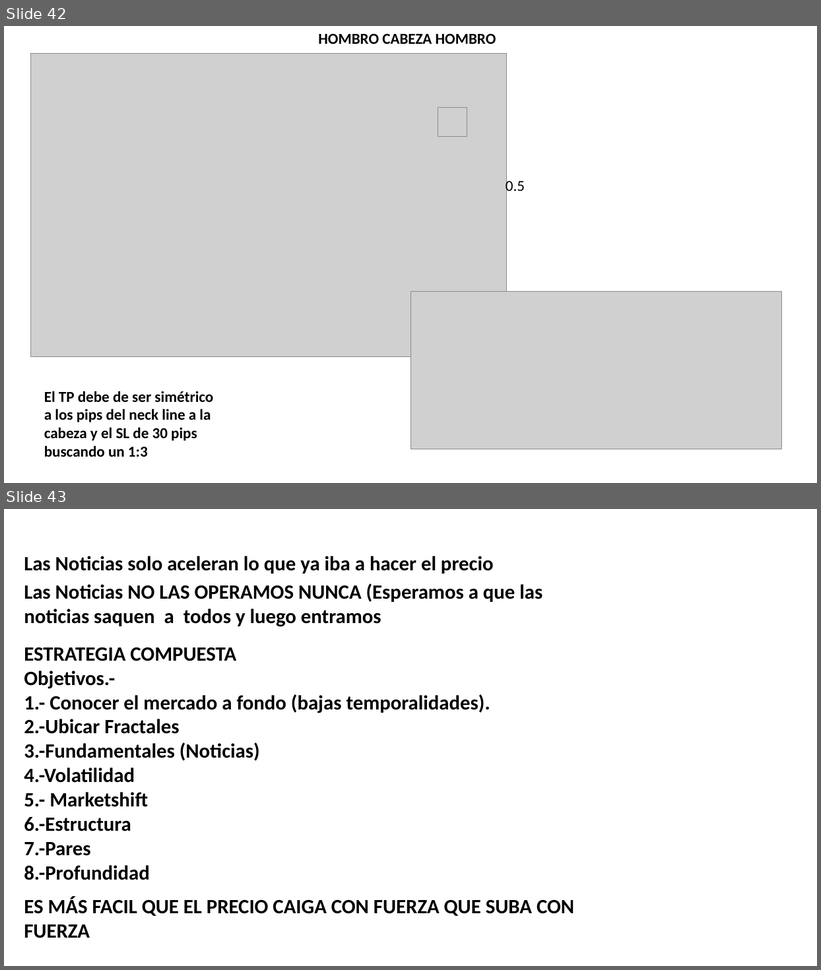
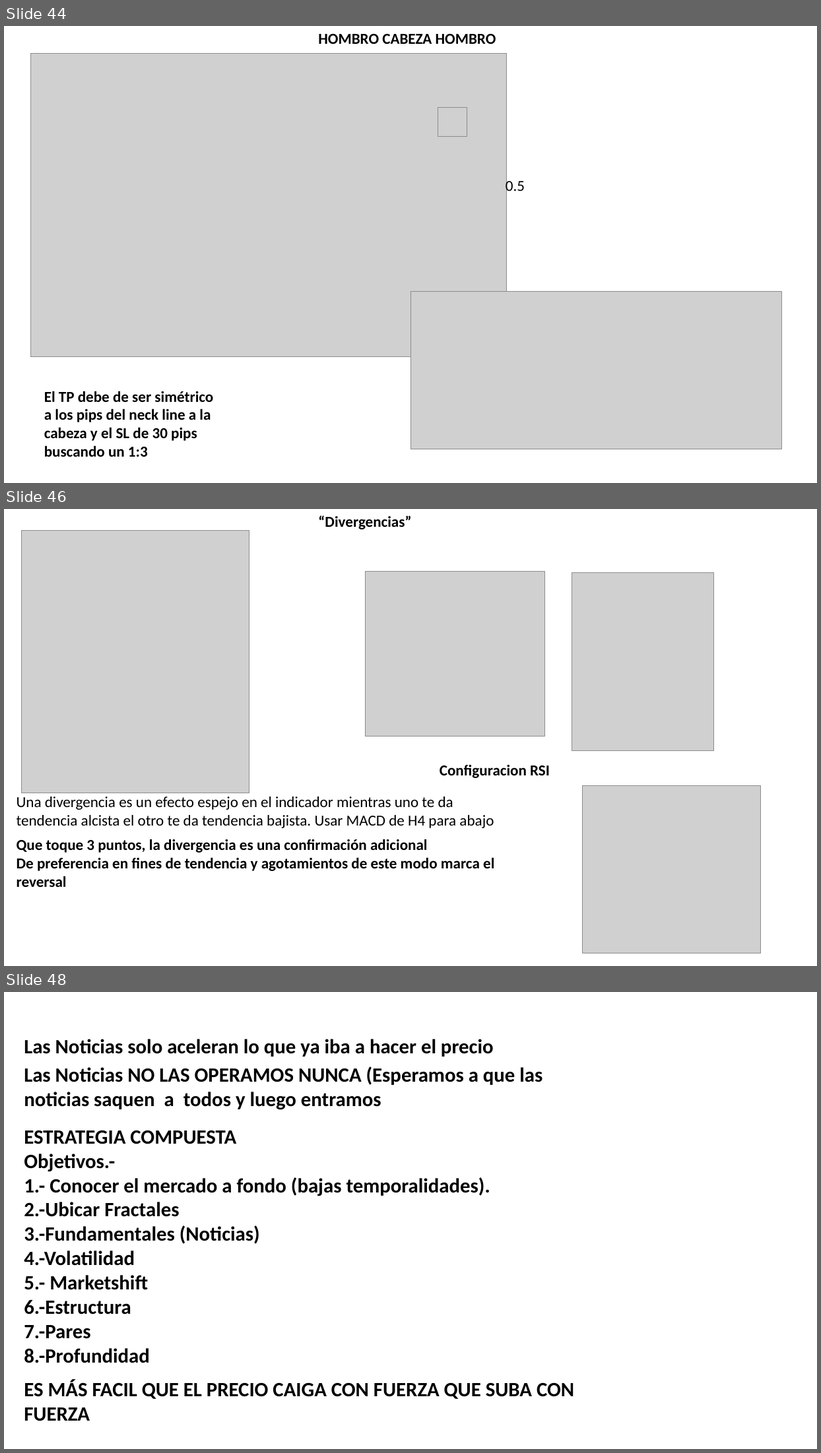
Before and after one commit to Edd1eware/Yields_Academy, a slide deck: Manual_YIELDS_ACADEMY.pptx. Shown one above the other, each under a label of ours: slides 42 and 43 before the commit, slides 44, 46 and 48 after it; the slides between them are not shown. The pictures are 821x970 and 821x1453 pixels, drawn with LibreOffice and Linux fonts; fonts in the diff are those of the drawing; grey boxes stand for pictures. Boxes give left, top, right and bottom in pixels: in the first picture for what was removed or moved away, otherwise in the second. Text is boxed around its words. In the diff, an @@ line names an element or a change of style, - is before the commit and + after.

```diff
--- a/Manual_YIELDS_ACADEMY.pptx
+++ b/Manual_YIELDS_ACADEMY.pptx
@@ slide 46 added at (x1=4, y1=509, x2=817, y2=966), background #FFFFFF @@
@@ text added at (x1=318, y1=516, x2=411, y2=529), 18 pt, text #000000, bold @@
+“Divergencias”
@@ picture added at (x1=22, y1=530, x2=250, y2=793) @@
@@ picture added at (x1=365, y1=571, x2=545, y2=737) @@
@@ picture added at (x1=572, y1=572, x2=714, y2=751) @@
@@ text added at (x1=440, y1=764, x2=550, y2=778), 18 pt, text #000000, bold @@
+Configuracion RSI
@@ text added at (x1=17, y1=797, x2=494, y2=828), 18 pt, text #000000 @@
+Una divergencia es un efecto espejo en el indicador mientras uno te da tendencia alcista el otro te da tendencia bajista. Usar MACD de H4 para abajo
@@ picture added at (x1=583, y1=786, x2=761, y2=954) @@
@@ text added at (x1=17, y1=839, x2=494, y2=887), 18 pt, text #000000, bold @@
+Que toque 3 puntos, la divergencia es una confirmación adicional
+De preferencia en fines de tendencia y agotamientos de este modo marca el reversal
@@ what was slide 42 is now slide 44 @@
@@ what was slide 43 is now slide 48 @@
```
Also in this commit, not shown: 1 slide changed, 4 other slides added.
